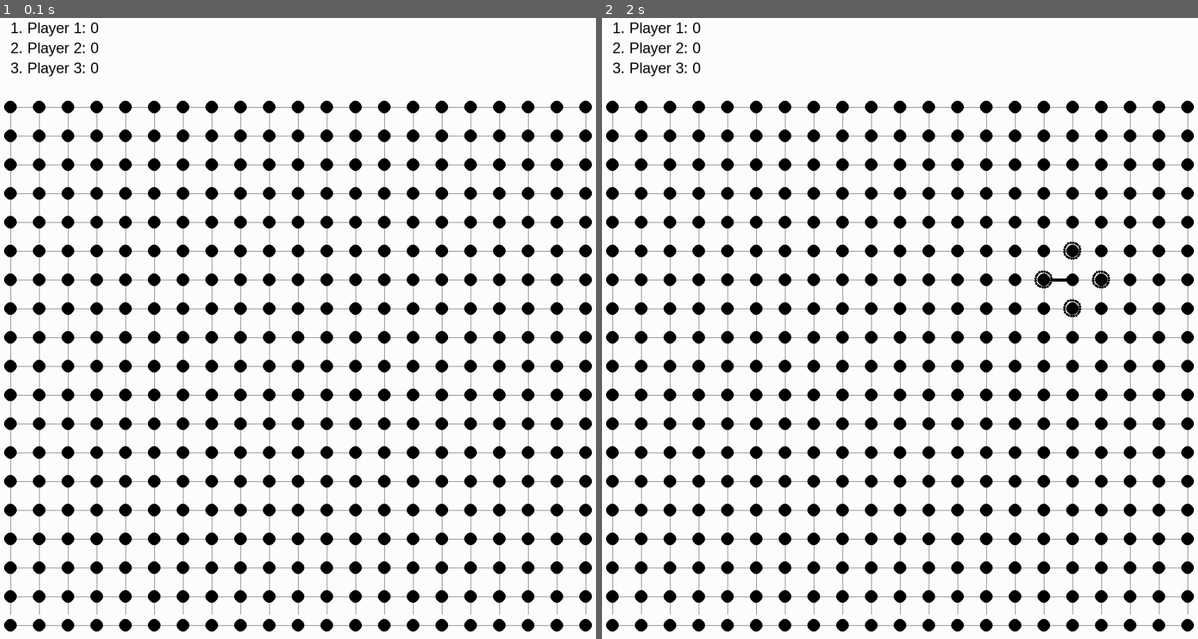
Above: before the commit, frames 1-2 (left to right).
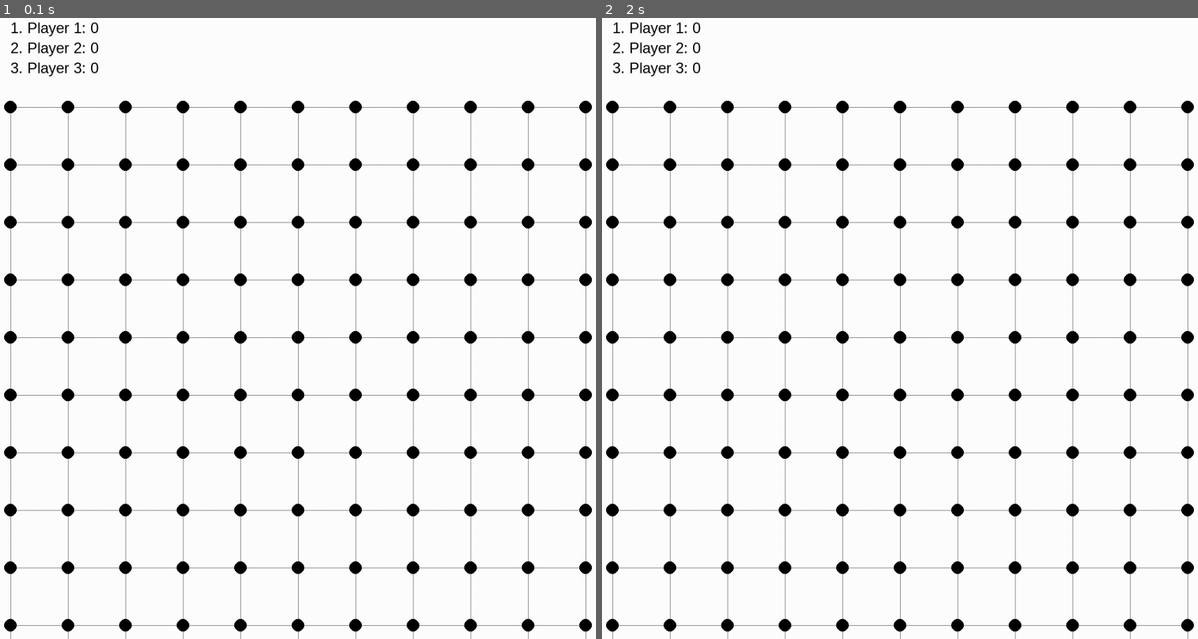
Above: after the commit, the same moments.

Repository: BrMaro/DotsAndBoxes-Game-with-Pygame
Game: pygame game, started from main.py
Same seed, same stepped clock (60 frames per second), same inputs: the game is played once before the commit and once after it.
Inputs (mouse positions are in pixels of both pictures, inside the frame that each line leads up to):
- Up to frame 1 (0.1 s): no input
- Up to frame 2 (2 s): press the mouse at (900, 365) at 0.37 s; move the mouse to (828, 347) at 0.47 s; release the mouse at (751, 334) at 0.6 s; click (1066, 272) at 1.72 s

The runs differ from the first frame. In frame 1, 12% of the frame differs, in the area x 0-100%, y 13-100%; in frame 2, 12%.

Commit message:
removed bug that allowed players to draw on top of already drawn edges -added rejection animation

Diff:
--- a/main.py
+++ b/main.py
@@ -30,13 +30,14 @@
 SNAP_DISTANCE = 40
 LEFT_MARGIN = 40
 RIGHT_MARGIN = 40
-BOTTOM_MARGIN = 40
+BOTTOM_MARGIN = 0
 TOP_STATS_HEIGHT = 150
 
 BACKGROUND_COLOR = WHITE
 TEXT_COLOR = BLACK
 BASE_CORNER_COLOR = BLACK
 BASE_EDGE_COLOR = BLACK
+
 
 class Box:
     def __init__(self, row, col, width, total_rows):
@@ -120,13 +121,13 @@
     for i in range(rows):
         pygame.draw.line(win, GREY, (LEFT_MARGIN, TOP_STATS_HEIGHT + i * gap),
                          (width - RIGHT_MARGIN, TOP_STATS_HEIGHT + i * gap))
-    for j in range(rows+1):
+    for j in range(rows + 1):
         pygame.draw.line(win, GREY, (LEFT_MARGIN + j * gap, TOP_STATS_HEIGHT),
                          (LEFT_MARGIN + j * gap, width - BOTTOM_MARGIN))
 
 
 def draw_rotating_dotted_circle(win, center, radius):
-    num_dots = 20
+    num_dots = 15
     dot_radius = 2
     time = pygame.time.get_ticks() / 1000
     angle = math.radians(360 / num_dots)
@@ -135,10 +136,10 @@
         offset_angle = angle * i + time * math.pi  # Rotate based on time
         dot_x = center[0] + radius * math.cos(offset_angle)
         dot_y = center[1] + radius * math.sin(offset_angle)
-        pygame.draw.circle(win, BLACK, (int(dot_x), int(dot_y)), dot_radius)
-
-
-def draw_circles(win, grid, highlighted_corners=None):
+        pygame.draw.circle(win, BASE_CORNER_COLOR, (int(dot_x), int(dot_y)), dot_radius)
+
+
+def draw_circles(win, grid,highlighted_lines_arr=None, highlighted_corners=None):
     if highlighted_corners is None:
         highlighted_corners = []
 
@@ -151,10 +152,9 @@
                 (box.x + box.width, box.y + box.width)
             ]
             for corner in corners:
-                pygame.draw.circle(win, BLACK, corner, VERTEX_RADIUS)
+                pygame.draw.circle(win, BASE_CORNER_COLOR, corner, VERTEX_RADIUS)
                 if corner in highlighted_corners:
                     draw_rotating_dotted_circle(win, corner, VERTEX_RADIUS + 3)
-
 
 
 def get_neighbouring_corners(corner, grid):
@@ -170,14 +170,26 @@
                 (box.x + box.width, box.y + box.width)
             ]
             for c in corners:
-                if (corner[0] == c[0] and abs(corner[1] - c[1]) == box.width) or (
-                        corner[1] == c[1] and abs(corner[0] - c[0]) == box.width):
+                if (corner[0] == c[0] and abs(corner[1] - c[1]) == box.width) or (corner[1] == c[1] and abs(corner[0] - c[0]) == box.width):
                     neighbours.append(c)
     return neighbours
 
 
+def draw_rejection_animation(win, start_pos, end_pos, color):
+    for _ in range(3):
+        pygame.draw.line(win, RED, start_pos, end_pos, EDGE_THICKNESS)
+        pygame.display.update()
+        pygame.time.delay(100)
+        pygame.draw.line(win, BACKGROUND_COLOR, start_pos, end_pos, EDGE_THICKNESS)
+        pygame.display.update()
+        pygame.time.delay(100)
+
+
+
 def draw(win, grid, rows, width, highlighted_lines, current_player, highlighted_corners=None, players=None):
+
     win.fill(BACKGROUND_COLOR)
+
     for row in grid:
         for box in row:
             box.claim_box(highlighted_lines, current_player)
@@ -185,6 +197,8 @@
 
     draw_grid(win, rows, width)
     draw_circles(win, grid, highlighted_corners)
+
+    # Draw already claimed edges
     for line, color in highlighted_lines:
         start_pos, end_pos = line
         pygame.draw.line(win, color, start_pos, end_pos, EDGE_THICKNESS)
@@ -204,7 +218,7 @@
     y_offset = 10
     for idx, player in enumerate(sorted_players, start=1):
         score_text = f"{idx}. {player.name}: {scores[player]}"
-        text = font.render(score_text, True, BLACK)
+        text = font.render(score_text, True, TEXT_COLOR)
         win.blit(text, (40, y_offset))
         y_offset += text.get_height() + 5  # Adjust y_offset for the next player's score
 
@@ -215,11 +229,12 @@
         alpha = i / steps
         intermediate_pos = (
             start_pos[0] + alpha * (end_pos[0] - start_pos[0]),
-            start_pos[1] + alpha * (end_pos[1] - start_pos[1])
+            start_pos[1] + alpha * (end_pos[1] - end_pos[1])
         )
         pygame.draw.line(win, color, start_pos, intermediate_pos, EDGE_THICKNESS)
         pygame.display.update()
     highlighted_lines_arr.append(((start_pos, end_pos), color))
+
 
 
 def snap_to_nearest_corner(pos, grid, start_corner):
@@ -248,7 +263,7 @@
 
 def main(win, width):
     clock = pygame.time.Clock()
-    ROWS = 20
+    ROWS = 10
     grid = make_grid(ROWS, width)
     players = [Player("Player 1", RED), Player("Player 2", TURQUOISE), Player("Player 3", GREEN)]
     current_player_index = 0
@@ -276,8 +291,8 @@
                 end_corner = snap_to_nearest_corner(pygame.mouse.get_pos(), grid, start_corner)
 
                 if end_corner and start_corner != end_corner:
-                    if (start_corner, end_corner) not in highlighted_lines_arr and (
-                            end_corner, start_corner) not in highlighted_lines_arr:
+                    if (start_corner, end_corner) not in [line for line, _ in highlighted_lines_arr] and (
+                            end_corner, start_corner) not in [line for line, _ in highlighted_lines_arr]:
                         draw_animated_line(win, start_corner, end_corner, highlighted_lines_arr, BASE_EDGE_COLOR)
                         start_corner = None
                         highlighted_corners = []
@@ -290,6 +305,12 @@
 
                         if not box_completed:
                             current_player_index = (current_player_index + 1) % len(players)
+                    else:
+                        # Rejection animation for already drawn line
+                        draw_rejection_animation(win, start_corner, end_corner, current_player.color)
+                        start_corner = None
+                        highlighted_corners = []
+
                 start_corner = None
                 highlighted_corners = []
 
@@ -304,12 +325,9 @@
             else:
                 pygame.draw.line(win, current_player.color, start_corner, mouse_pos, 3)
 
-        draw_circles(win, grid, highlighted_corners)
-
         pygame.display.update()
         clock.tick(FPS)
 
     pygame.quit()
 
-
 main(WIN, WIDTH)
